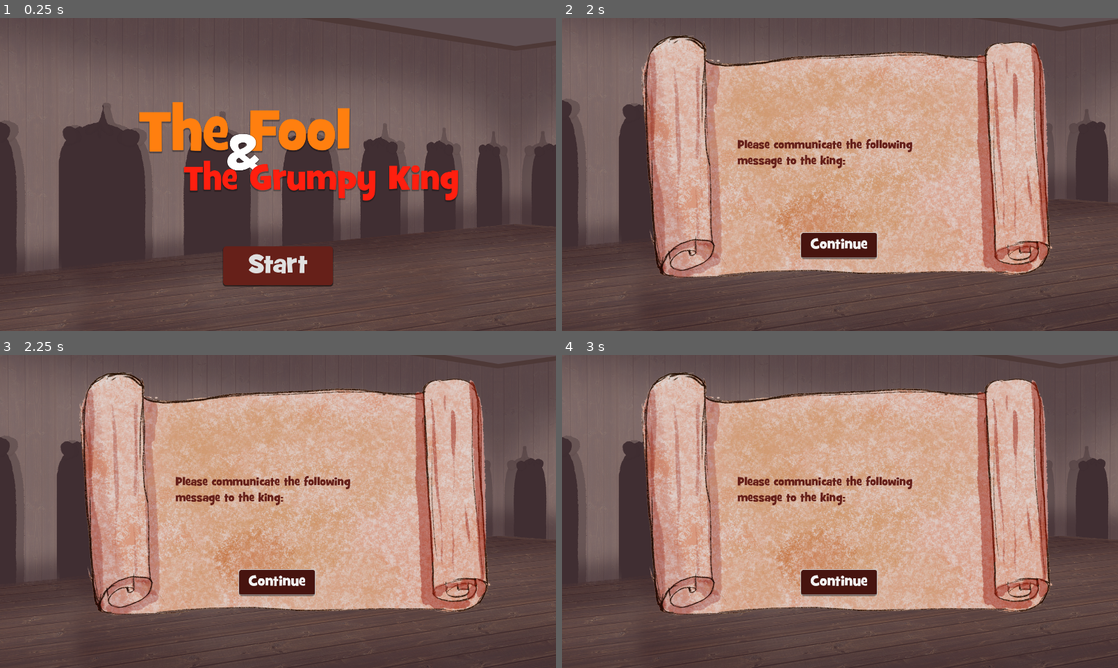
Above: before the commit, frames 1-4 (two rows, left to right).
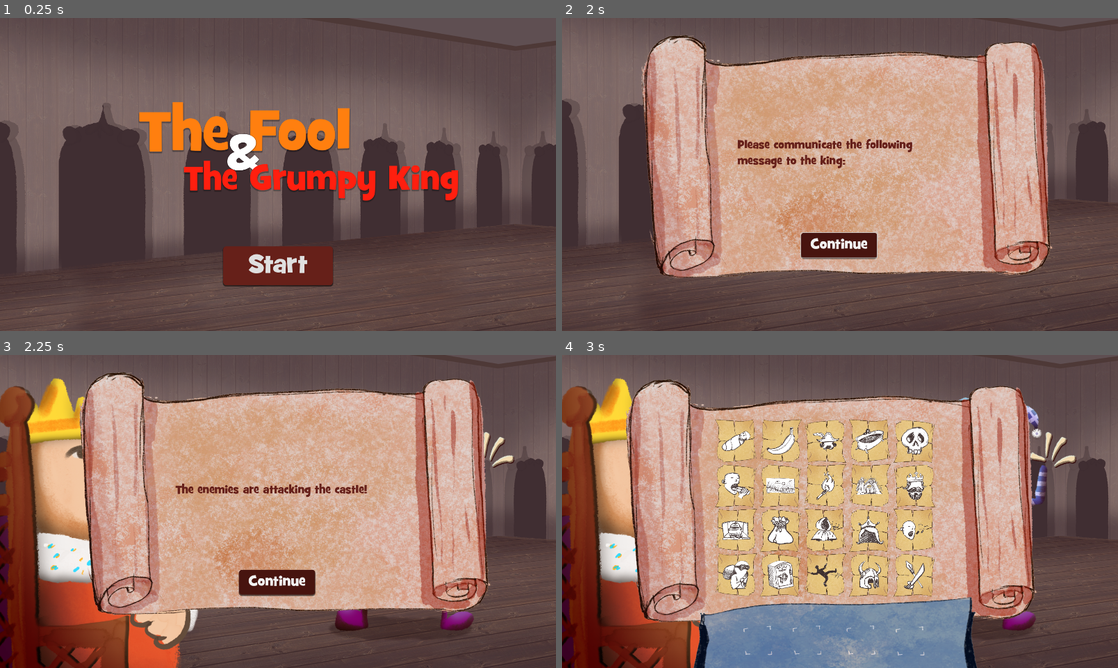
Above: after the commit, the same moments.

Repository: P-Wallis/GGJ-2024
Game: Godot game, scene res://Scenes/main.tscn
The game is run twice, just before and just after one commit, with the same random seed, the same clock (stepped at 60 frames per second) and the same inputs.
Inputs:
- Up to frame 1 (0.25 s): no input
- Up to frame 2 (2 s): click "Start" at 0.5 s; click "Continue" at 1.25 s
- Up to frame 3 (2.25 s): click "Continue" at 2 s
- Up to frame 4 (3 s): click "Continue" at 2.75 s

Frames 1-2 are identical in both runs. In frame 3, 19% of the frame differs, in the area x 0-93%, y 7-100%; in frame 4, 60%, in the area x 0-93%, y 5-100%.
Error before the commit: Attempt to call function 'instantiate' in base 'null instance' on a null instance. (res://Scripts/intro.gd:20)

Commit message:
Final changes

Diff:
--- a/Scenes/level.tscn
+++ b/Scenes/level.tscn
@@ -2,19 +2,22 @@
 
 [ext_resource type="Script" path="res://Scripts/levelManager.gd" id="1_l67pb"]
 [ext_resource type="Texture2D" uid="uid://j6mtetcsh4ch" path="res://Assets/Sprites/BGbackground.png" id="1_tdkdg"]
-[ext_resource type="Resource" uid="uid://ce1rnnislk1in" path="res://CardRelationships/CardPairs.tres" id="2_i4tke"]
+[ext_resource type="Resource" uid="uid://ce1rnnislk1in" path="res://CardRelationships/CardPairs.tres" id="2_2paqm"]
+[ext_resource type="Resource" uid="uid://b8uhwy5srtjuk" path="res://MessageData/VikingsAtGate.tres" id="2_tgdl4"]
+[ext_resource type="Resource" uid="uid://tcy7bt3xdtuj" path="res://MessageData/TheBaronTookYourMoney.tres" id="3_at1gl"]
+[ext_resource type="Resource" uid="uid://dc1mho6dto4lg" path="res://MessageData/TheQueenIsDead.tres" id="4_5kihh"]
 [ext_resource type="PackedScene" uid="uid://cawgtx8itufjp" path="res://Scenes/UIScenes/cards_and_slots_ui.tscn" id="4_8dvat"]
 [ext_resource type="PackedScene" uid="uid://dkdbhb5k75xx2" path="res://Scenes/UIScenes/message_ui.tscn" id="5_0apc2"]
-[ext_resource type="Resource" uid="uid://2lavm0c3jywr" path="res://MessageData/ThePeasantsAreChantingYourName.tres" id="5_2g17m"]
+[ext_resource type="Resource" uid="uid://2lavm0c3jywr" path="res://MessageData/ThePeasantsAreChantingYourName.tres" id="6_t6kp8"]
 [ext_resource type="PackedScene" uid="uid://dui72aep4hato" path="res://Scenes/UIScenes/thought_bubble_ui.tscn" id="7_wchay"]
 [ext_resource type="PackedScene" uid="uid://cps5ihmajsylk" path="res://Scenes/UIScenes/reaction_options_ui.tscn" id="8_lt7mv"]
-[ext_resource type="PackedScene" uid="uid://c6k77gh1e57bu" path="res://Scenes/king.tscn" id="9_6pw06"]
+[ext_resource type="PackedScene" uid="uid://bq06sbgb36qp4" path="res://Scenes/king.tscn" id="9_6pw06"]
 [ext_resource type="PackedScene" uid="uid://bdsqh086unyq7" path="res://Scenes/jester.tscn" id="9_e283u"]
 
 [node name="Level" type="Node2D" node_paths=PackedStringArray("levelNode")]
 script = ExtResource("1_l67pb")
-cardPairs = ExtResource("2_i4tke")
-messages = Array[Resource("res://Scripts/messageResource.gd")]([ExtResource("2_tgdl4"), ExtResource("3_at1gl"), ExtResource("4_5kihh"), ExtResource("5_2g17m")])
+cardPairs = ExtResource("2_2paqm")
+messages = Array[Resource("res://Scripts/messageResource.gd")]([ExtResource("2_tgdl4"), ExtResource("3_at1gl"), ExtResource("4_5kihh"), ExtResource("6_t6kp8")])
 levelNode = NodePath(".")
 
 [node name="BG" type="Sprite2D" parent="."]
--- a/Scenes/win_or_fail_screen.gd
+++ b/Scenes/win_or_fail_screen.gd
@@ -1,6 +1,6 @@
 extends Node2D
 
-@export var message:RichTextLabel
+@export var message:Label
 
 
 func Win():
--- a/Scenes/win_or_fail_screen.tscn
+++ b/Scenes/win_or_fail_screen.tscn
@@ -40,8 +40,9 @@
 shadow_size = 3
 shadow_offset = Vector2(0, 3)
 
-[node name="WinOrFailScreen" type="Node2D"]
+[node name="WinOrFailScreen" type="Node2D" node_paths=PackedStringArray("message")]
 script = ExtResource("1_y23od")
+message = NodePath("CanvasLayer/Control/RichTextLabel")
 
 [node name="CanvasLayer" type="CanvasLayer" parent="."]
 
